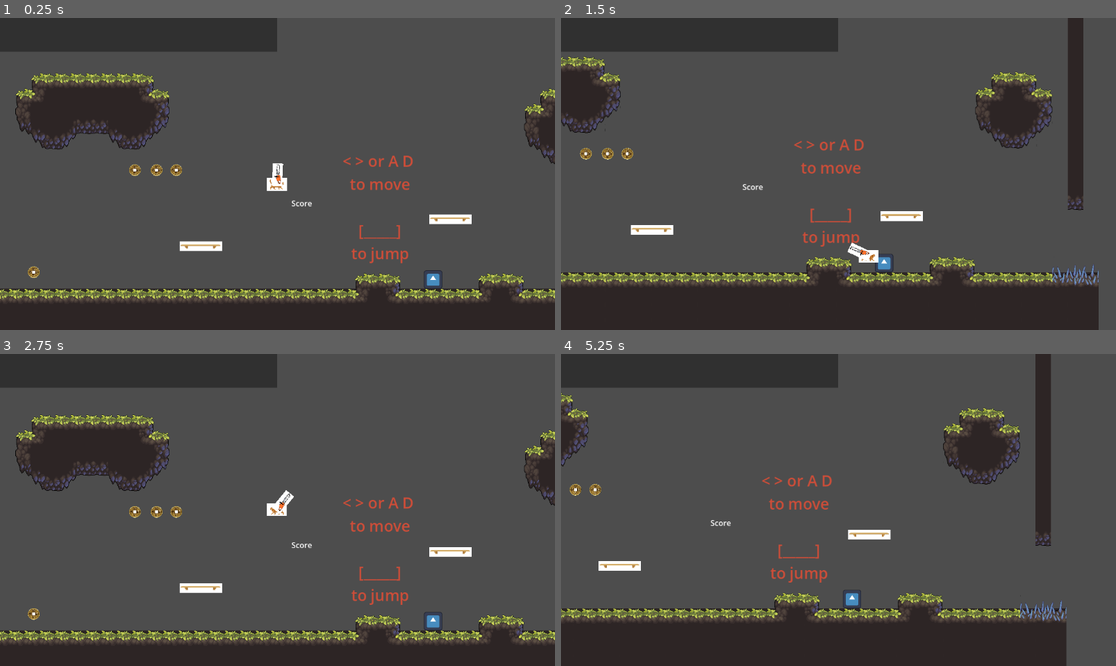
Above: before the commit, frames 1-4 (two rows, left to right).
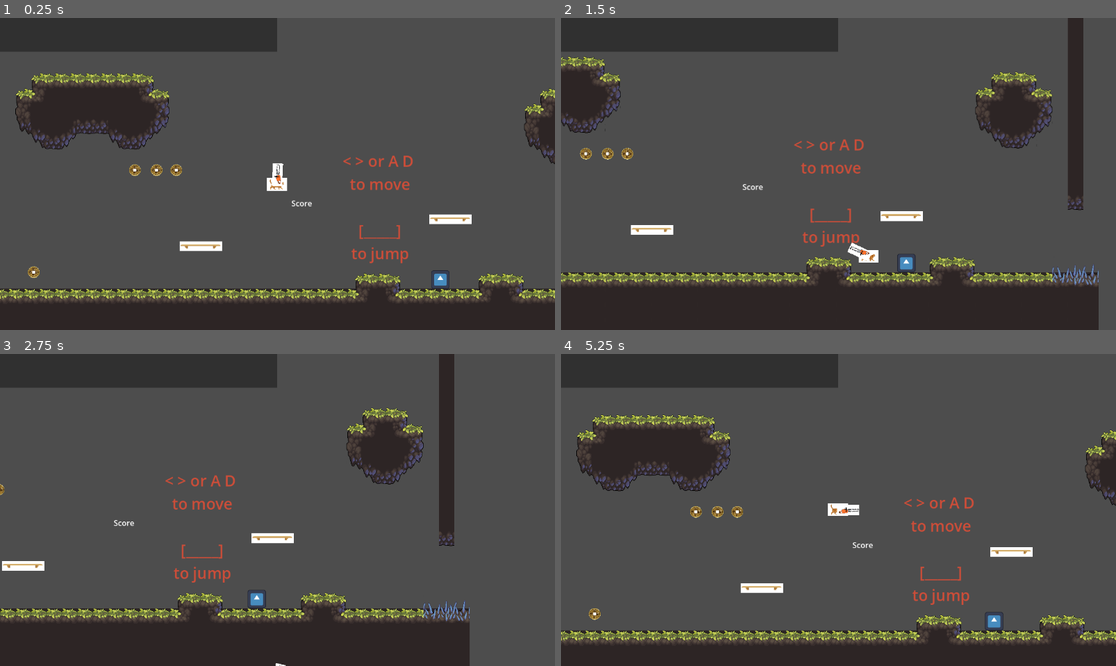
Above: after the commit, the same moments.

Repository: QotXD/Project-F
Game: Godot game, scene res://scenes/game.tscn
Same seed, same stepped clock (60 frames per second), same inputs: the game is played once before the commit and once after it. The engine's default icon, where the game draws it, is replaced by a stand-in: a white triangle on a blue panel in a dark square.
Inputs (mouse positions are in pixels of both pictures, inside the frame that each line leads up to):
- Up to frame 1 (0.25 s): no input
- Up to frame 2 (1.5 s): move the mouse to (960, 158) at 0.52 s; hold D (move_right) from 0.53 s (still down); tap Space (jump) at 0.77 s; move the mouse to (727, 189) at 1.27 s
- Up to frame 3 (2.75 s): tap Space (jump) at 1.52 s; move the mouse to (333, 441) at 2.02 s; release D (move_right) at 2.03 s; hold A (move_left) from 2.03 s (still down)
- Up to frame 4 (5.25 s): move the mouse to (810, 572) at 2.77 s; release A (move_left) at 2.78 s; hold D (move_right) 2.78-4.28 s; tap Space (jump) at 3.02, 3.77, 4.52 s; move the mouse to (1005, 556) at 3.52 s; move the mouse to (672, 463) at 4.27 s; hold A (move_left) 4.28-5.03 s; move the mouse to (866, 510) at 5.02 s; hold D (move_right) from 5.03 s (still down)

The runs differ from the first frame. In frame 1, 0.1% of the frame differs, in the area x 76-81%, y 80-87%; in frame 2, 0.2%; in frame 3, 22%; in frame 4, 22%, in the area x 0-100%, y 0-100%.

Commit message:
chainsaw kills enemies fix

Diff:
--- a/enemy.gd
+++ /dev/null
@@ -1,12 +0,0 @@
-extends CharacterBody2D
-
-@export var max_health := 3
-var health := max_health
-
-func take_damage(amount: int, source_position: Vector2) -> void:
-	health -= amount
-
-	if health <= 0:
-		die()
-func die() -> void:
-	queue_free()
--- a/scenes/Enemey.tscn
+++ b/scenes/Enemey.tscn
@@ -18,24 +18,31 @@
 [sub_resource type="RectangleShape2D" id="RectangleShape2D_w2hof"]
 size = Vector2(89.210526, 87.52632)
 
-[node name="Enemey" type="CharacterBody2D"]
+[sub_resource type="RectangleShape2D" id="RectangleShape2D_xritl"]
+size = Vector2(24, 22)
+
+[node name="Enemey" type="CharacterBody2D" unique_id=318576784]
 script = ExtResource("1_gwinc")
 
-[node name="AnimatedSprite2D" type="AnimatedSprite2D" parent="."]
+[node name="AnimatedSprite2D" type="AnimatedSprite2D" parent="." unique_id=37611057]
 scale = Vector2(0.296875, 0.296875)
 sprite_frames = SubResource("SpriteFrames_sr33e")
 
-[node name="Killzone" parent="." instance=ExtResource("2_gwinc")]
+[node name="EnemeyHitbox" parent="." unique_id=258221197 instance=ExtResource("2_gwinc")]
 scale = Vector2(0.296875, 0.296875)
 
-[node name="CollisionShape2D" type="CollisionShape2D" parent="Killzone"]
+[node name="CollisionShape2D" type="CollisionShape2D" parent="EnemeyHitbox" unique_id=1426885332]
 position = Vector2(0, 13.473684)
 shape = SubResource("RectangleShape2D_w2hof")
 
-[node name="RayCastRight" type="RayCast2D" parent="."]
+[node name="RayCastRight" type="RayCast2D" parent="." unique_id=846646217]
 rotation = -1.5707964
 target_position = Vector2(-1.0927847e-06, 25)
 
-[node name="RayCastLeft" type="RayCast2D" parent="."]
+[node name="RayCastLeft" type="RayCast2D" parent="." unique_id=1699833302]
 rotation = 1.5707964
 target_position = Vector2(1.0927847e-06, 25)
+
+[node name="CollisionShape2D" type="CollisionShape2D" parent="." unique_id=1104679076]
+position = Vector2(0, 4)
+shape = SubResource("RectangleShape2D_xritl")
--- a/scenes/chainsaw.tscn
+++ b/scenes/chainsaw.tscn
@@ -1,22 +1,28 @@
-[gd_scene load_steps=5 format=3 uid="uid://67hhcfpb6svs"]
+[gd_scene format=3 uid="uid://67hhcfpb6svs"]
 
 [ext_resource type="Texture2D" uid="uid://dqahmtr0ejg12" path="res://sprites/chainsaw.png" id="1_48p1g"]
-[ext_resource type="Script" uid="uid://dkxd4grfoj4fj" path="res://scenes/chainsaw.gd" id="2_pta63"]
-[ext_resource type="Script" uid="uid://by5s277blrlh7" path="res://scenes/chainsaw_hitbox.gd" id="3_3bvso"]
+[ext_resource type="Script" uid="uid://dkxd4grfoj4fj" path="res://scripts/chainsaw.gd" id="2_pta63"]
+[ext_resource type="Script" uid="uid://by5s277blrlh7" path="res://scripts/chainsaw_hitbox.gd" id="3_3bvso"]
 
 [sub_resource type="CapsuleShape2D" id="CapsuleShape2D_pta63"]
 radius = 7.8080015
 height = 50.66667
 
-[node name="Chainsaw" type="Sprite2D"]
+[node name="Chainsaw" type="Sprite2D" unique_id=1468024964]
 scale = Vector2(0.5131579, 0.51229507)
 texture = ExtResource("1_48p1g")
 script = ExtResource("2_pta63")
 
-[node name="chainsaw Hitbox" type="Area2D" parent="."]
+[node name="chainsaw Hitbox" type="Area2D" parent="." unique_id=406712353]
+position = Vector2(-1.948718, 0)
 script = ExtResource("3_3bvso")
+damage_per_second = 1.0
 
-[node name="CollisionShape2D" type="CollisionShape2D" parent="chainsaw Hitbox"]
+[node name="CollisionShape2D" type="CollisionShape2D" parent="chainsaw Hitbox" unique_id=2067843596]
 position = Vector2(35.07692, 1.9520001)
 rotation = 1.5707964
+scale = Vector2(2, 2)
 shape = SubResource("CapsuleShape2D_pta63")
+
+[connection signal="body_entered" from="chainsaw Hitbox" to="chainsaw Hitbox" method="_on_body_entered"]
+[connection signal="body_exited" from="chainsaw Hitbox" to="." method="_on_chainsaw_hitbox_body_exited"]
--- a/scenes/hurtbox.gd
+++ /dev/null
@@ -1,12 +0,0 @@
-extends CollisionShape2D
-
-@export var max_health := 3
-var health := max_health
-
-func take_damage(amount: int, source_position: Vector2) -> void:
-	health -= amount
-
-	if health <= 0:
-		die()
-func die() -> void:
-	queue_free()
--- a/scenes/chainsaw.gd
+++ b/scripts/chainsaw.gd
@@ -9,3 +9,7 @@
 	var direction = (mouse_pos - player.global_position).normalized()
 	global_position = player.global_position + (direction * orbit_radius)
 	look_at(mouse_pos)
+
+
+func _on_chainsaw_hitbox_body_exited(body: Node2D) -> void:
+	pass # Replace with function body.
--- a/scenes/chainsaw_hitbox.gd
+++ b/scripts/chainsaw_hitbox.gd
@@ -6,11 +6,12 @@
 
 func _process(delta: float) -> void:
 	for body in bodies_in_saw:
-		if body.has_method("take_damage"):
+		if is_instance_valid(body) and body.has_method("take_damage"):
 			body.take_damage(damage_per_second * delta, global_position)
 
-func _on_body_entered(body: Node2D) -> void:
+func _on_body_entered(body: CharacterBody2D) -> void:
+	print("hit: ", body.name, " | has take_damage: ", body.has_method("take_damage"))
 	bodies_in_saw.append(body)
 
-func _on_body_exited(body: Node2D) -> void:
+func _on_body_exited(body: CharacterBody2D) -> void:
 	bodies_in_saw.erase(body)
--- a/scripts/enemey.gd
+++ b/scripts/enemey.gd
@@ -17,8 +17,10 @@
 		die()
 
 func die() -> void:
+	print("ENEMEY DIE")
 	queue_free()
 
+#Goomba movement
 func _process(delta: float) -> void:
 	if ray_cast_right.is_colliding():
 		direction = -1
@@ -27,4 +29,4 @@
 		direction = 1
 		animated_sprite_2d.flip_h = false
 
-	# position.x += direction * SPEED * delta
+	position.x += direction * SPEED * delta
Not shown, removed: enemy.gd.uid
Not shown: 1 places in scenes/Enemey.tscn that only renumber resources
Not shown, removed: scenes/hurtbox.gd.uid
Renamed: scenes/chainsaw.gd.uid -> scripts/chainsaw.gd.uid
Renamed: scenes/chainsaw_hitbox.gd.uid -> scripts/chainsaw_hitbox.gd.uid
Renamed: gameOver.gd -> scripts/gameOver.gd
Renamed: gameOver.gd.uid -> scripts/gameOver.gd.uid
